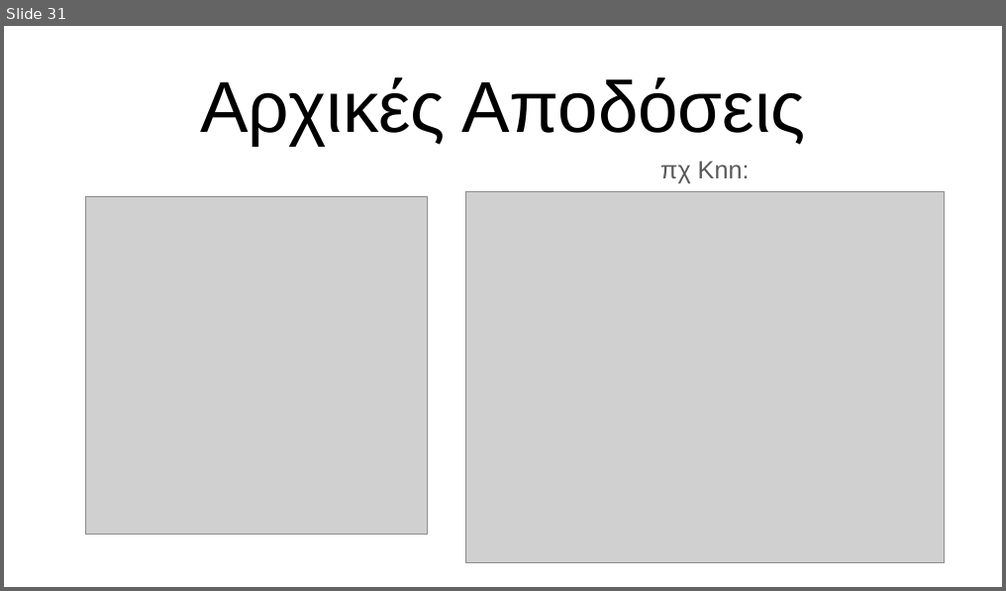
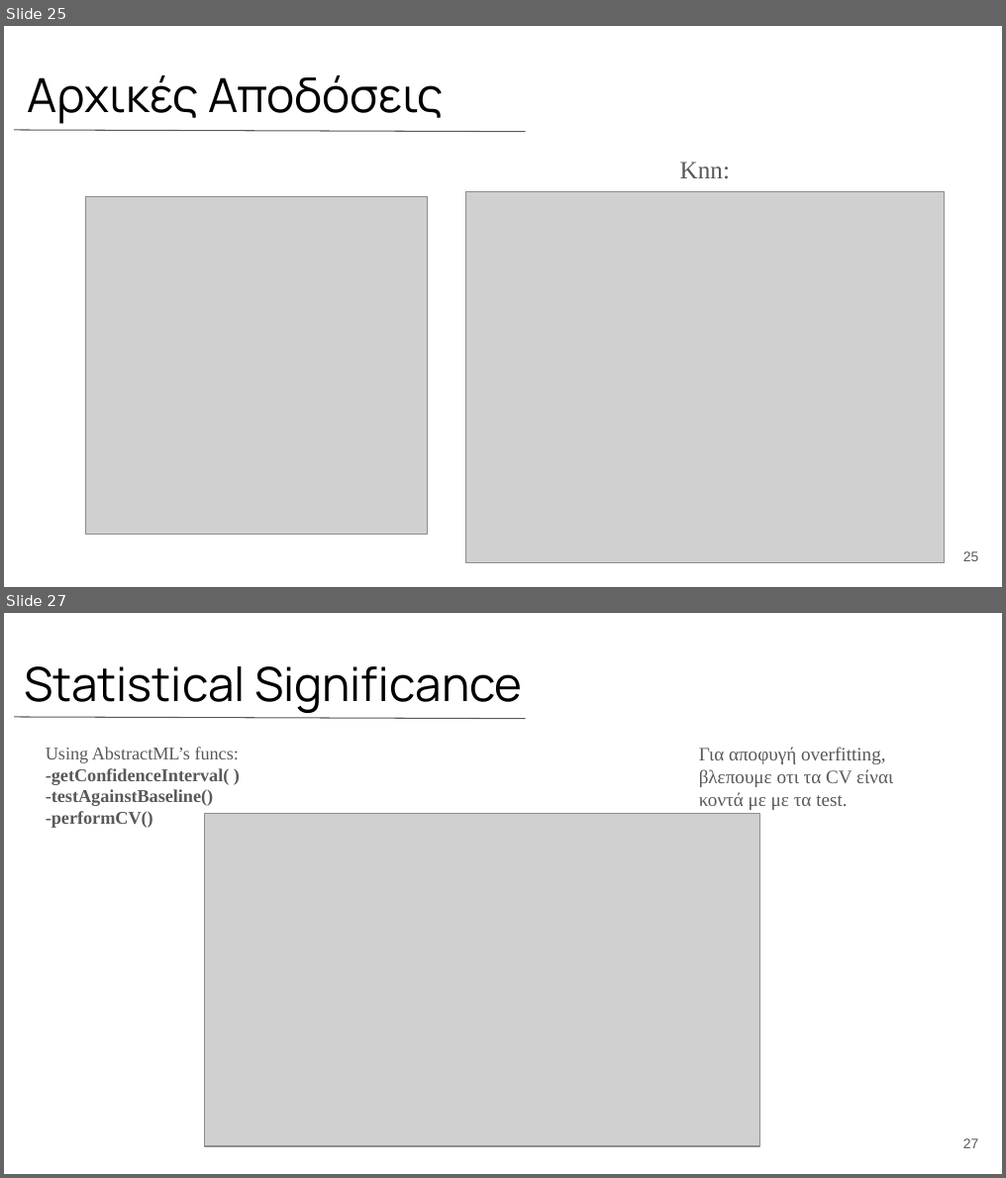
Before and after one commit to MwkosP/Mining-Intelligence, a slide deck: Thesis_Presentation_Panagiotis_Mokos.pptx. Shown one above the other, each under a label of ours: slide 31 before the commit, slides 25 and 27 after it; the slides between them are not shown. The pictures are 1006x591 and 1006x1178 pixels, drawn with LibreOffice and Linux fonts; fonts in the diff are those of the drawing; grey boxes stand for pictures. Boxes give left, top, right and bottom in pixels: in the first picture for what was removed or moved away, otherwise in the second. Text is boxed around its words. In the diff, an @@ line names an element or a change of style, - is before the commit and + after.

```diff
--- a/Thesis_Presentation_Panagiotis_Mokos.pptx
+++ b/Thesis_Presentation_Panagiotis_Mokos.pptx
@@ slide 27 added at bbox=[4, 613, 1002, 1174], background #FFFFFF @@
@@ title added at bbox=[24, 666, 522, 713], 34 pt, text #000000 @@
+Statistical Significance
@@ line added from (14, 717) to (525, 719), #595959 0.75 pt @@
@@ subtitle added at bbox=[46, 747, 239, 828], 13 pt, text #595959, bold @@
+Using AbstractML’s funcs:
+-getConfidenceInterval( )
+-testAgainstBaseline()
+-performCV()
@@ subtitle added at bbox=[699, 747, 893, 810], 13.7 pt, text #595959 @@
+Για αποφυγή overfitting, βλεπουμε οτι τα CV είναι κοντά με με τα test.
@@ picture added at bbox=[205, 814, 759, 1147] @@
@@ page number added at bbox=[963, 1139, 979, 1149], 10 pt, text #595959 @@
+27
@@ what was slide 31 is now slide 25 @@
@@ slide 25 changed as well @@
@@ title "Αρχικές Αποδόσεις": place and size @@
-title "Αρχικές Αποδόσεις" at bbox=[200, 77, 805, 145]
+title "Αρχικές Αποδόσεις" at bbox=[28, 76, 444, 124]
@@ title "Αρχικές Αποδόσεις" at bbox=[28, 76, 444, 124]: size 52 to 34 pt, font Arial to Manrope; alignment centre to left @@
@@ line added from (14, 130) to (525, 132), #595959 0.75 pt @@
@@ subtitle at bbox=[680, 162, 730, 179]: text changed; font Arial to Times New Roman @@
-πχ Knn:
+Knn:
@@ page number added at bbox=[963, 552, 979, 562], 10 pt, text #595959 @@
+25
```
Also in this commit, not shown: 10 other slides changed, 17 other slides added, 25 slides removed.
